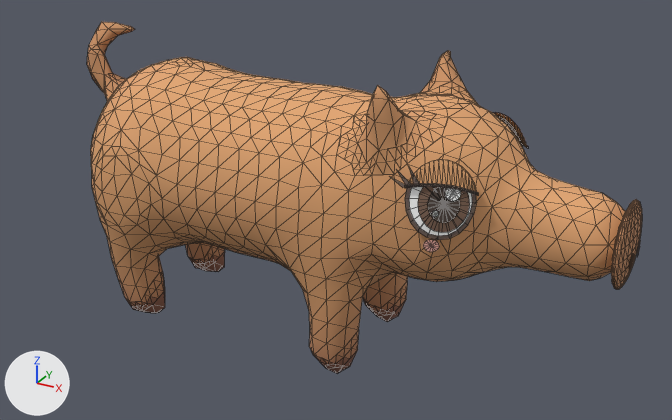
The glTF model art/models/animals/tamworth_pig.glb as it was, and as the next commit left it.
The view is the same before and after, from a 50 mm lens placed at (0.593, -1.055, 0.736), pointed at (0.003, 0.018, 0.199). Every picture has the same lights, and +X, +Y and +Z are marked at lower left. The older version comes first. Mesh edges are drawn as thin lines. Vertices at exactly the same position are counted once.

The first picture shows 'tamworth_pig'.
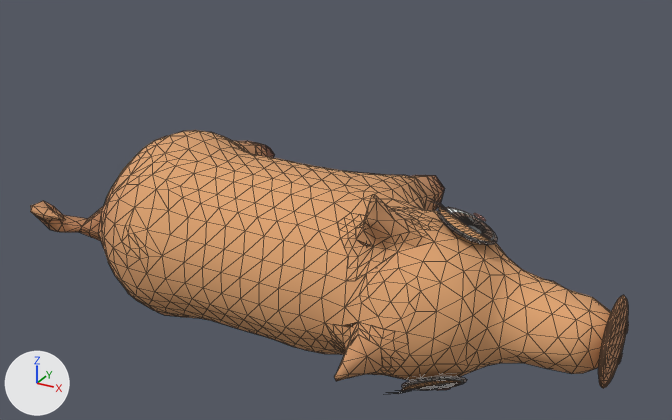
The newer file adds a shape key; the second version is drawn at full value of the shape key 'sleep' of 'tamworth_pig', and the change is written as the vertex moves it makes.

Changed parts and their boxes (x1, y1, x2, y2) in the pictures (672 x 420 px; the box of a moved part takes in the faces that stretch with it):
'tamworth_pig', reshaped (8% wider, 24% shorter)
    before: (87, 22, 642, 373)
    after: (31, 130, 629, 395)
part 1 of me_tamworth_pig, moved or reshaped
    before: (611, 200, 642, 289)
    after: (598, 295, 628, 388)
part 2 of me_tamworth_pig, moved or reshaped
    before: (405, 188, 477, 240)
    after: (401, 376, 467, 390)
part 3 of me_tamworth_pig, moved or reshaped
    before: (409, 187, 472, 236)
    after: (405, 378, 463, 390)
part 4 of me_tamworth_pig, moved or reshaped
    before: (418, 186, 470, 232)
    after: (416, 380, 461, 390)
part 5 of me_tamworth_pig, moved or reshaped
    before: (428, 187, 460, 223)
    after: (426, 383, 453, 389)
part 6 of me_tamworth_pig, moved or reshaped (not visible afterwards)
    before: (445, 188, 461, 201)
part 7 of me_tamworth_pig, moved or reshaped
    before: (409, 160, 477, 192)
    after: (401, 381, 462, 391)
part 8 of me_tamworth_pig, moved or reshaped
    before: (405, 183, 478, 195)
    after: (403, 382, 464, 392)
part 9 of me_tamworth_pig, moved or reshaped
    before: (629, 254, 634, 270)
    after: (619, 354, 623, 363)
part 10 of me_tamworth_pig, moved or reshaped
    before: (496, 115, 523, 147)
    after: (438, 207, 497, 245)
part 11 of me_tamworth_pig, moved or reshaped (not visible before)
    after: (443, 208, 494, 242)
part 12 of me_tamworth_pig, moved or reshaped (not visible before)
    after: (451, 212, 493, 239)
part 13 of me_tamworth_pig, moved or reshaped (not visible before)
    after: (459, 216, 486, 233)
part 14 of me_tamworth_pig, moved or reshaped
    before: (494, 113, 527, 147)
    after: (439, 206, 492, 242)
part 15 of me_tamworth_pig, moved or reshaped (not visible before)
    after: (442, 206, 494, 242)
part 16 of me_tamworth_pig, moved or reshaped
    before: (87, 22, 626, 373)
    after: (31, 130, 611, 395)

Diff of the bpy script that builds the scene:
```diff
--- a/art/models/animals/tamworth_pig.glb.py
+++ b/art/models/animals/tamworth_pig.glb.py
@@ me_tamworth_pig @@
-me_tamworth_pig.from_pydata(...)  # 1937 vertices, 3215 faces; spans x -0.424..0.424, y -0.147..0.147, z 0.0..0.432
+me_tamworth_pig.from_pydata(...)  # 1937 vertices, 3215 faces; spans x -0.424..0.424, y -0.211..0.262, z 0.0..0.295
+# me_tamworth_pig part 1: the loose piece of 182 vertices spanning x 0.402..0.423, y -0.061..0.06, z 0.193..0.302 is turned 64.7 degrees about the x axis through its middle, then moved by (0.0, -0.001, -0.135)
+# me_tamworth_pig part 2: the loose piece of 21 vertices spanning x 0.173..0.25, y -0.126..-0.085, z 0.256..0.351 is turned 64.7 degrees about the x axis through its middle, then moved by (0.0, 0.009, -0.263)
+# me_tamworth_pig part 3: the loose piece of 21 vertices spanning x 0.178..0.246, y -0.124..-0.089, z 0.261..0.346 is turned 64.7 degrees about the x axis through its middle, then moved by (0.0, 0.009, -0.264)
+# me_tamworth_pig part 4: the loose piece of 21 vertices spanning x 0.189..0.244, y -0.121..-0.092, z 0.266..0.334 is turned 64.7 degrees about the x axis through its middle, then moved by (0.0, 0.013, -0.262)
+# me_tamworth_pig part 5: the loose piece of 21 vertices spanning x 0.2..0.234, y -0.117..-0.099, z 0.278..0.321 is turned 64.7 degrees about the x axis through its middle, then moved by (0.0, 0.014, -0.263)
+# me_tamworth_pig part 6: the loose piece of 13 vertices spanning x 0.217..0.234, y -0.106..-0.098, z 0.304..0.323 is turned 64.7 degrees about the x axis through its middle, then moved by (0.0, -0.002, -0.265)
+# me_tamworth_pig part 7: the loose piece of 42 vertices spanning x 0.175..0.252, y -0.125..-0.09, z 0.314..0.353 is turned 64.7 degrees about the x axis through its middle, then moved by (0.0, -0.017, -0.282)
+# me_tamworth_pig part 8: the loose piece of 50 vertices spanning x 0.174..0.253, y -0.127..-0.091, z 0.312..0.325 is turned 64.7 degrees about the x axis through its middle, then moved by (0.0, -0.003, -0.275)
+# me_tamworth_pig part 9: the loose piece of 13 vertices spanning x 0.423..0.424, y -0.028..-0.013, z 0.224..0.247 is turned 64.7 degrees about the x axis through its middle, then moved by (0.0, 0.022, -0.147)
+# me_tamworth_pig part 10: the loose piece of 21 vertices spanning x 0.173..0.251, y 0.085..0.123, z 0.256..0.351 is turned 64.7 degrees about the x axis through its middle, then moved by (0.0, -0.111, -0.073)
+# me_tamworth_pig part 11: the loose piece of 21 vertices spanning x 0.178..0.246, y 0.089..0.122, z 0.261..0.346 is turned 64.7 degrees about the x axis through its middle, then moved by (0.0, -0.112, -0.072)
+# me_tamworth_pig part 12: the loose piece of 21 vertices spanning x 0.188..0.244, y 0.092..0.12, z 0.266..0.334 is turned 64.7 degrees about the x axis through its middle, then moved by (0.0, -0.109, -0.07)
+# me_tamworth_pig part 13: the loose piece of 21 vertices spanning x 0.199..0.234, y 0.098..0.116, z 0.278..0.321 is turned 64.7 degrees about the x axis through its middle, then moved by (0.0, -0.109, -0.068)
+# me_tamworth_pig part 14: the loose piece of 42 vertices spanning x 0.175..0.253, y 0.09..0.123, z 0.314..0.353 is turned 64.7 degrees about the x axis through its middle, then moved by (0.0, -0.14, -0.088)
+# me_tamworth_pig part 15: the loose piece of 50 vertices spanning x 0.174..0.254, y 0.091..0.125, z 0.312..0.325 is turned 64.7 degrees about the x axis through its middle, then moved by (0.0, -0.127, -0.078)
+# me_tamworth_pig part 16: 1314 of 1937 vertices moved; they spanned x -0.424..0.418, y -0.147..0.147, z 0.0..0.432 and now span x -0.424..0.418, y -0.211..0.262, z 0.0..0.295; mean shift (0.0, 0.021, -0.109); largest move (0.126, -0.106, 0.432) -> (0.126, -0.211, 0.091)
+# other edits to the shape of me_tamworth_pig do not show in these pictures
 me_tamworth_pig.materials.append(mat_coat)
```
